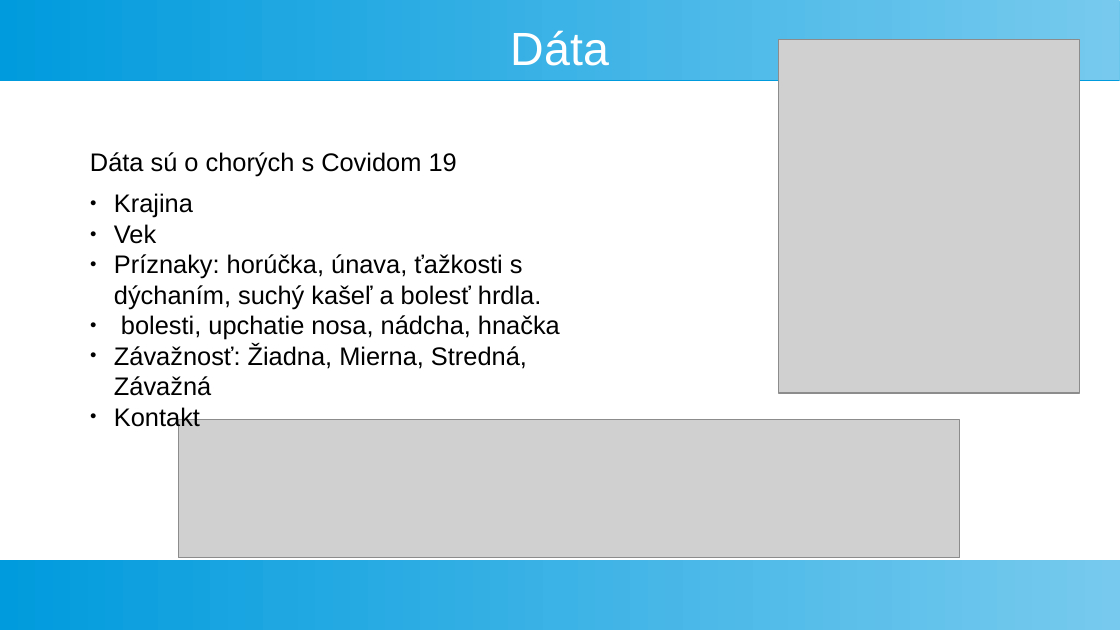
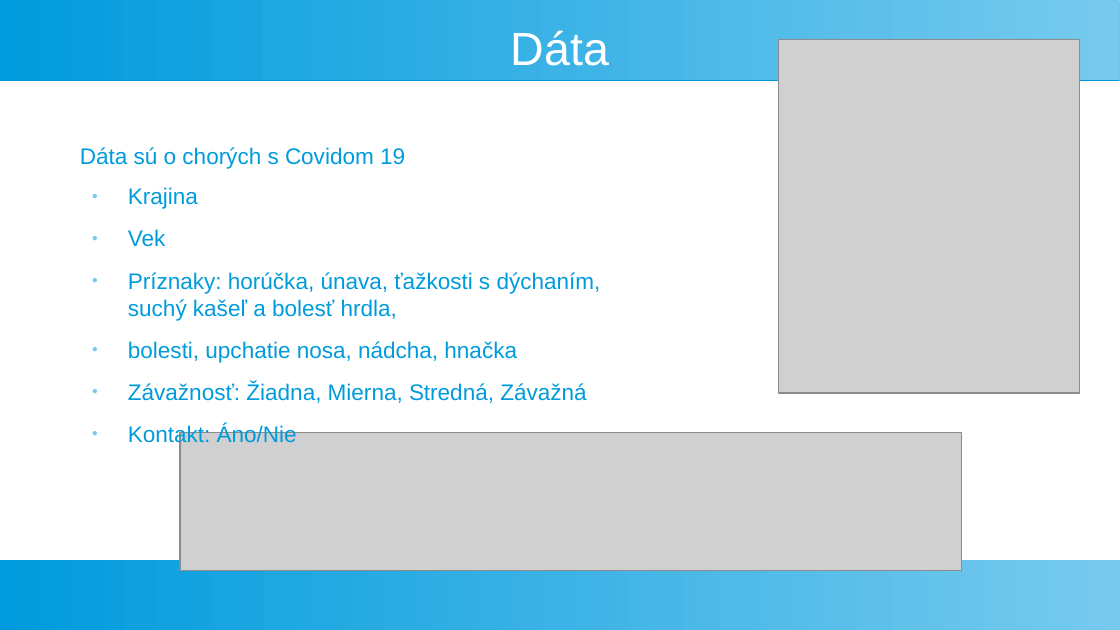
Before and after one commit to georgeob/Vlcak_NS2021, a slide deck: slide 2 of Prezentacia_NS.odp. Drawn at 1120x630 pixels with LibreOffice and Linux fonts; fonts in the diff are those of the drawing; grey boxes stand for pictures. Boxes give left, top, right and bottom in pixels: in the first picture for what was removed or moved away, otherwise in the second. Text is boxed around its words. In the diff, an @@ line names an element or a change of style, - is before the commit and + after.

```diff
--- a/Prezentacia_NS.odp
+++ b/Prezentacia_NS.odp
@@ text "Dáta sú o chorých s ..." at box(80, 147, 405, 169): size 18 to 16 pt, text colour #000000 to #009BDD @@
@@ text at box(128, 187, 586, 403): size 18 to 16 pt, text colour #000000 to #009BDD in "Krajina", "Vek", "bolesti, upchatie nosa, nádcha, hnačka", "Závažnosť: Žiadna, Mierna, Stredná, Závažná"; indent changed; more space between paragraphs; bullet colour #000000 to #77CAEE @@
@@ text at box(128, 272, 601, 321): text changed; size 18 to 16 pt; text colour #000000 to #009BDD @@
-● Príznaky: horúčka, únava, ťažkosti s dýchaním, suchý kašeľ a bolesť hrdla.
+● Príznaky: horúčka, únava, ťažkosti s dýchaním, suchý kašeľ a bolesť hrdla,
@@ text at box(128, 424, 297, 447): text changed; size 18 to 16 pt; text colour #000000 to #009BDD @@
-● Kontakt
+● Kontakt: Áno/Nie
@@ picture: place and size @@
-picture at box(178, 420, 960, 558)
+picture at box(180, 433, 962, 571)
```
Also in this commit, not shown: 5 other slides changed, 8 slides added, 4 slides removed, 1 other file.
